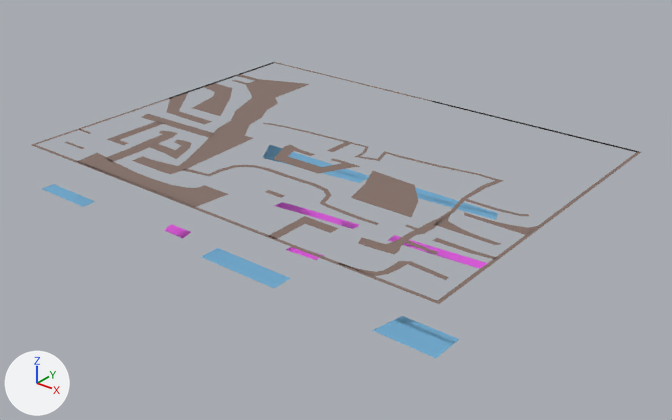
Two versions of the COLLADA model maps/01.dae, one commit apart.
Rendered twice from a 50 mm camera at (11.12, -13.81, 7.18) aimed at (0.14, -0.09, -1.32). The lights are fixed; the arrows at lower left show +X, +Y and +Z. Where no turn or scale is listed for an object, it has been applied to the vertices. Vertices at the same position are counted once.

Before the edit, the objects in view are built like this:
```python
mat_ground = principled_material('ground')
mat_ground.base_color = (0.231, 0.162, 0.138)  # brown #847068
mat_ground.roughness = 0.9
me_ground = bpy.data.meshes.new('ground')
me_ground.from_pydata(...)  # 316 vertices, 133 faces; spans x -5.0..5.0, y -3.75..3.75, z 0.0
me_ground.materials.append(mat_ground)  # brown #847068
me_no_oxygen = bpy.data.meshes.new('no-oxygen')
me_no_oxygen.from_pydata(...)  # 18 vertices, 5 faces; spans x -3.1..3.28, y -2.11..1.0, z 0.0
me_no_oxygen.materials.append(mat_no_oxygen)  # pink #e753e5
# before: 4 (-0.35, -0.9, 0.0), 5 (-0.37, -1.13, 0.0) at pixel (285, 249), 6 (0.41, -1.08, 0.0) at pixel (316, 260), 7 (0.42, -0.82, 0.0) at pixel (324, 255)
# before: 14 (3.25, 1.0, 0.0), 15 (3.28, 0.71, 0.0) at pixel (483, 269), 16 (1.04, 0.54, 0.0) at pixel (387, 240), 17 (1.02, 0.83, 0.0) at pixel (394, 235)
me_water = bpy.data.meshes.new('water')
me_water.from_pydata(...)  # 20 vertices, 5 faces; spans x -4.94..4.97, y -3.69..1.3, z 0.0
me_water.materials.append(mat_water)  # blue #70acd1
ob_ground = bpy.data.objects.new('ground', me_ground)
ob_ground.location = (0.0, 0.0, 0.0)
ob_no_oxygen = bpy.data.objects.new('no-oxygen', me_no_oxygen)
ob_no_oxygen.location = (0.0, 0.0, -2.0)
ob_water = bpy.data.objects.new('water', me_water)
ob_water.location = (0.0, 0.0, -1.0)
```
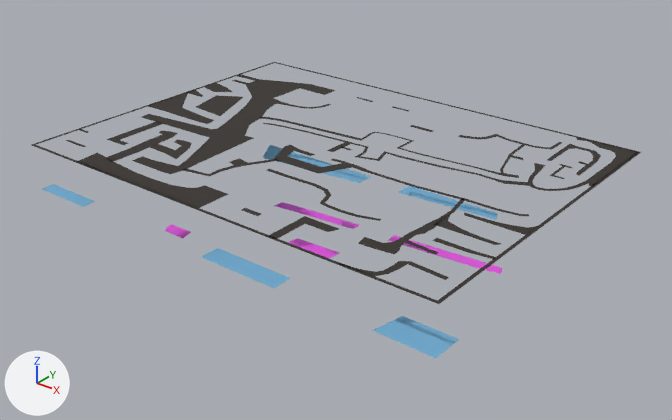
What the commit changed:
Material 'ground' (mat_ground) changes colour from brown #847068 to black #352f2a; in linear values from (0.231, 0.162, 0.138) to (0.0356, 0.0282, 0.023).
me_no_oxygen has 18 vertices, 5 faces and spans x -3.1..3.28, y -2.11..1.0, z 0.0.
me_no_oxygen is used by ob_no_oxygen; location (0.0, 0.0, -2.0).
Verts and faces of me_no_oxygen; kept vertices keep their numbers, new ones are numbered from 18.
Part 1, on me_no_oxygen:
Vertex 4 moves to (-0.51, -0.58, 0.0), pixel (297, 238).
Vertex 5 moves to (-0.55, -0.91, 0.0), pixel (285, 243).
Vertex 6 moves to (0.58, -0.9, 0.0), pixel (327, 259).
Vertex 7 moves to (0.61, -0.52, 0.0), pixel (340, 252).
Part 2, on me_no_oxygen:
Faces deleted: (14, 17, 16, 15).
New vertex 18 is at (3.63, 0.78, 0.0), pixel (500, 273).
New vertex 19 is at (3.55, 1.0, 0.0), pixel (503, 268).
New faces: (14, 15, 16, 17), (14, 19, 18, 15).
me_ground is used by ob_ground; location (0.0, 0.0, 0.0).
me_ground had 316 vertices, 133 faces and spanned x -5.0..5.0, y -3.75..3.75, z 0.0.
me_ground now has 503 vertices, 218 faces and spans x -5.0..5.0, y -3.75..3.75, z 0.0.
me_ground part 3: the loose piece of 4 vertices spanning x -4.57..-3.97, y -3.23..-3.16, z 0.0 is moved by (-0.06, 0.08, 0.0).
me_ground part 4: the loose piece of 4 vertices spanning x 0.35..0.75, y -2.45..-2.33, z 0.0 is moved by (0.19, -0.82, 0.0).
me_ground part 5: 27 vertices moved from x -4.97..3.5, y -2.97..2.01, z 0.0 to x -4.95..3.59, y -2.97..2.02, z 0.0; 23 vertices removed from x -4.55..3.53, y -1.98..1.41, z 0.0; 211 vertices added at x -4.95..4.96, y -1.85..3.71, z 0.0.
me_ground part 6: 1 vertex removed from x -0.18, y -3.69, z 0.0.

Changed parts and their boxes [x1, y1, x2, y2] in the pictures (672 x 420 px; the box of a moved part takes in the faces that stretch with it):
'ground', recoloured, reshaped (brown to black): [32, 62, 641, 304] in both
'no-oxygen', reshaped (7% taller): before [164, 202, 487, 269]; after [164, 202, 503, 274]
part 1 of me_no_oxygen, moved or reshaped: before [286, 247, 324, 260]; after [288, 238, 339, 258]
part 2 of me_no_oxygen, built on: before [388, 235, 487, 269]; after [388, 235, 503, 274]
part 3 of me_ground, moved or reshaped: before [64, 142, 84, 149]; after [66, 140, 86, 147]
part 4 of me_ground, moved or reshaped: before [266, 190, 285, 198]; after [242, 208, 261, 216]
part 5 of me_ground, built on: before [142, 80, 504, 254]; after [142, 80, 638, 254]
part 6 of me_ground, deleted (brown): before [178, 185, 228, 207]
